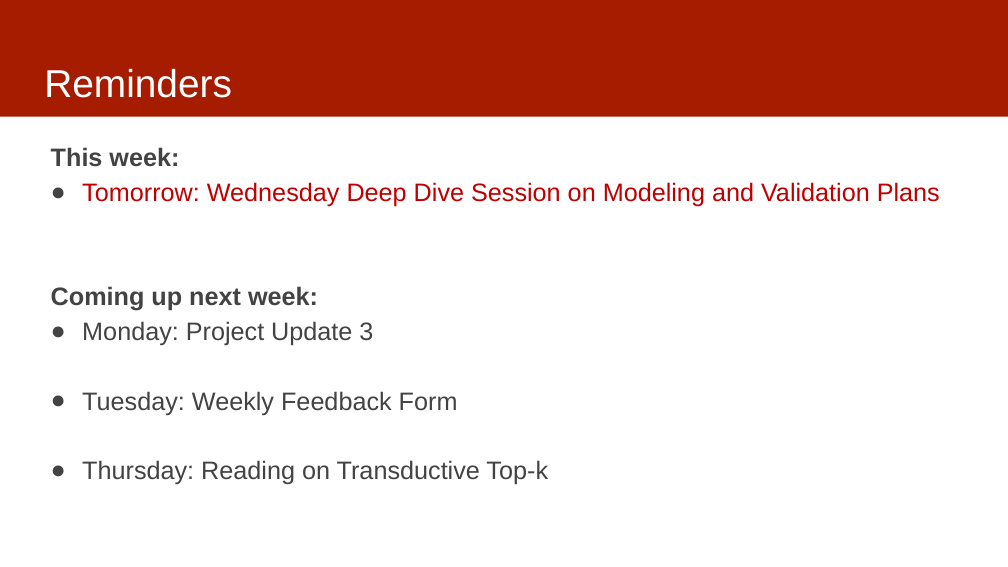
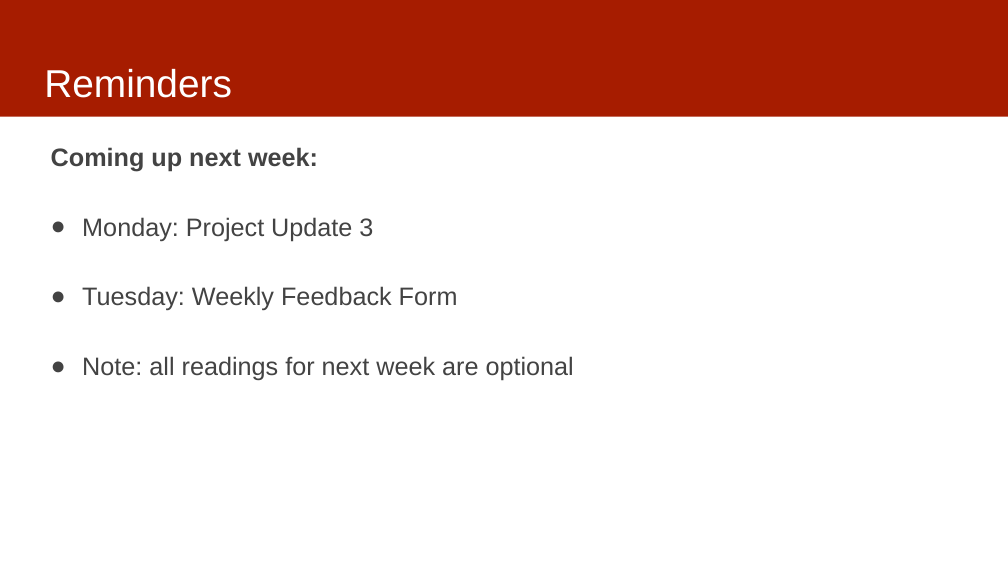
Before and after one commit to dssg/MLinPractice, a slide deck: slide 2 of Lectures/Lecture7-Features.pptx (slide 28 before the commit). Drawn at 1008x567 pixels with LibreOffice and Linux fonts; fonts in the diff are those of the drawing. Boxes give left, top, right and bottom in pixels: in the first picture for what was removed or moved away, otherwise in the second. Text is boxed around its words. In the diff, an @@ line names an element or a change of style, - is before the commit and + after.

```diff
--- a/Lectures/Lecture7-Features.pptx
+++ b/Lectures/Lecture7-Features.pptx
@@ text at [51, 147, 940, 207]: paragraphs removed @@
-This week:
-● Tomorrow: Wednesday Deep Dive Session on Modeling and Validation Plans
@@ text at [82, 356, 574, 381]: text changed @@
-● Thursday: Reading on Transductive Top-k
+● Note: all readings for next week are optional
```
Also in this commit, not shown: 2 other slides changed, 6 slides added.
